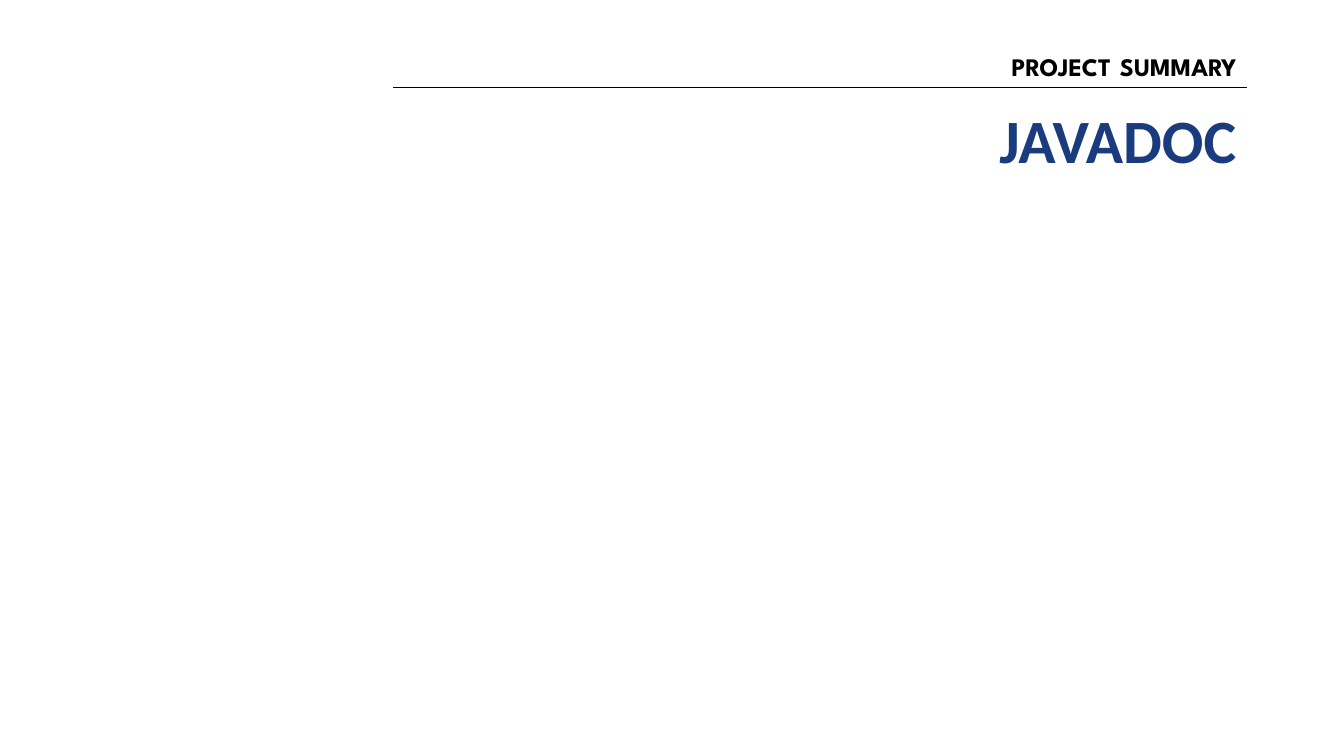
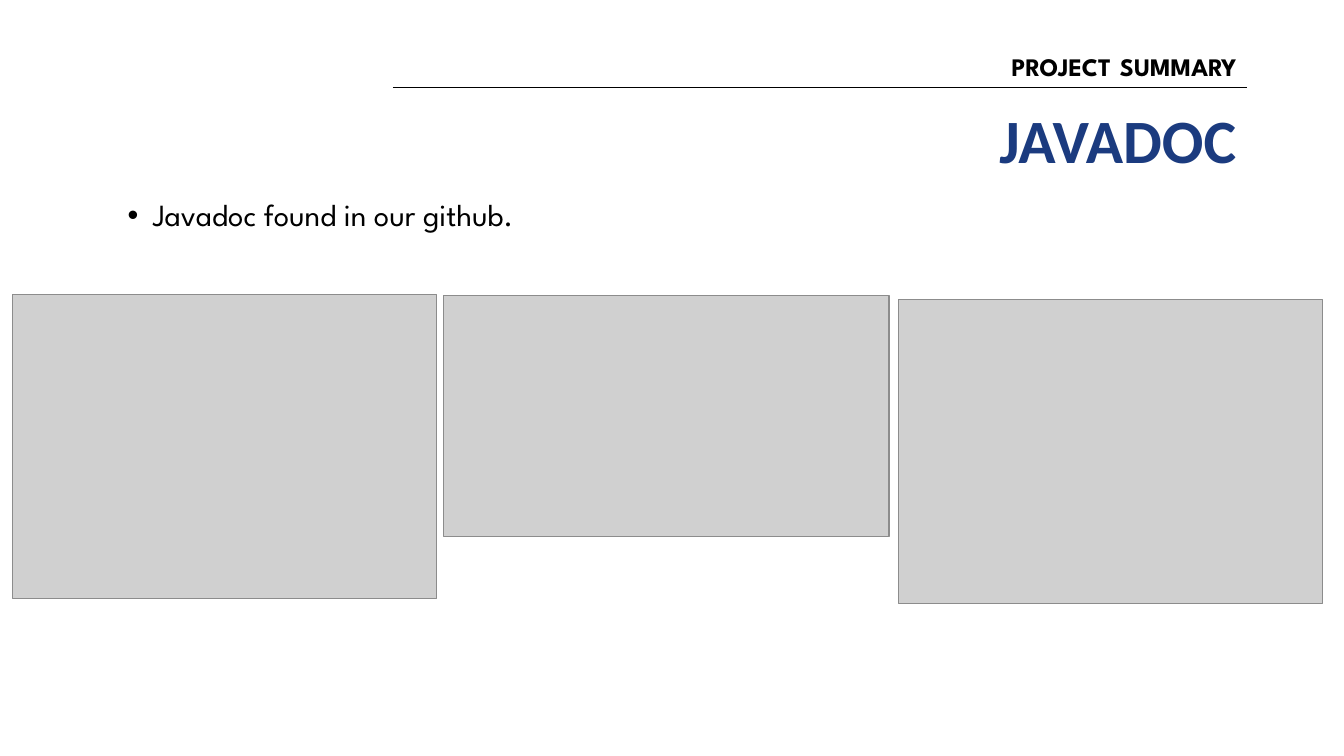
Before and after one commit to group-sm3/connect4-sm3, a slide deck: slide 7 of docs/SM3 Presentation.pptx. Drawn at 1344x756 pixels with LibreOffice and Linux fonts; fonts in the diff are those of the drawing; grey boxes stand for pictures; background and template pictures are left out. Boxes give left, top, right and bottom in pixels: in the first picture for what was removed or moved away, otherwise in the second. Text is boxed around its words. In the diff, an @@ line names an element or a change of style, - is before the commit and + after.

```diff
--- a/docs/SM3 Presentation.pptx
+++ b/docs/SM3 Presentation.pptx
@@ text added at [153, 204, 513, 233], 22 pt, text #000000 @@
+• Javadoc found in our github.
@@ picture added at [13, 294, 438, 599] @@
@@ picture added at [444, 295, 889, 536] @@
@@ picture added at [898, 299, 1323, 604] @@
```
